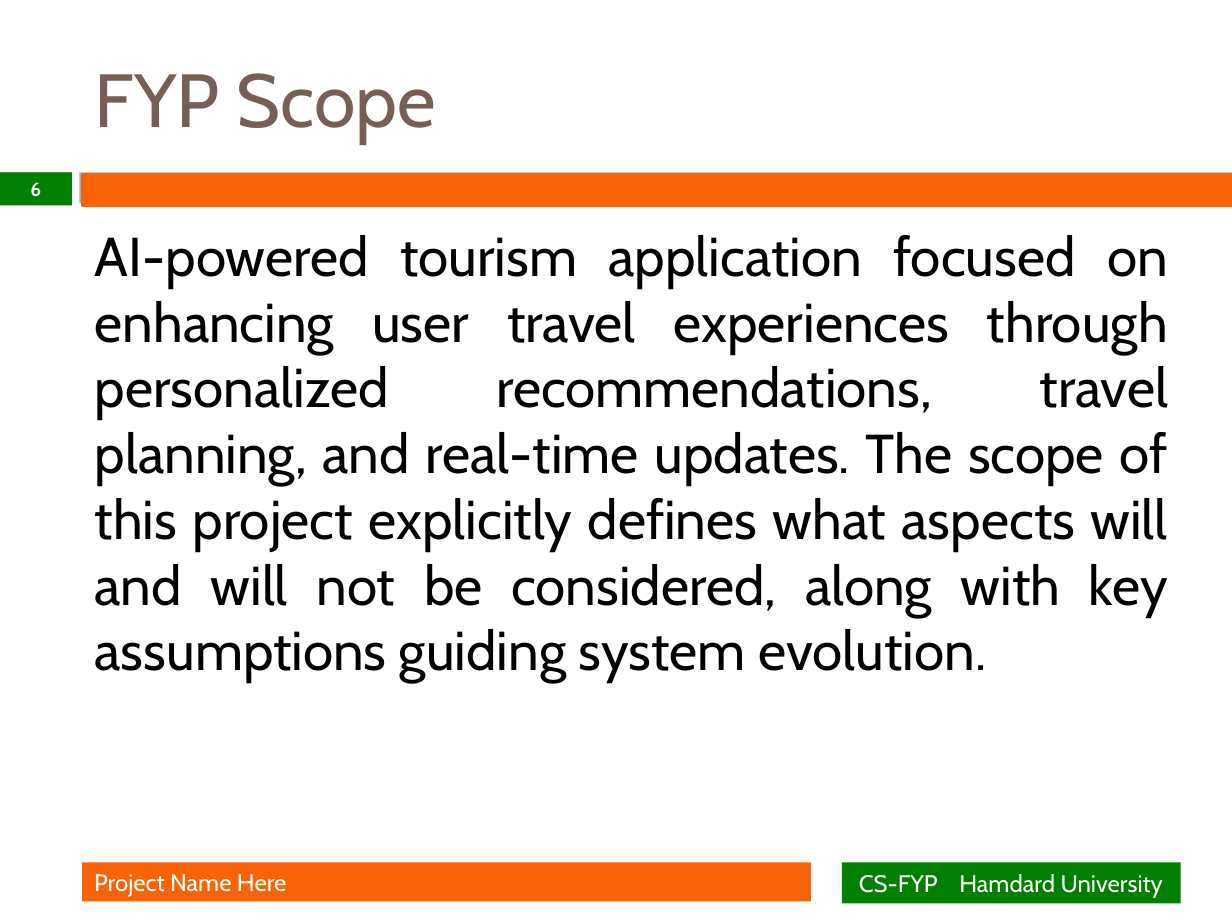
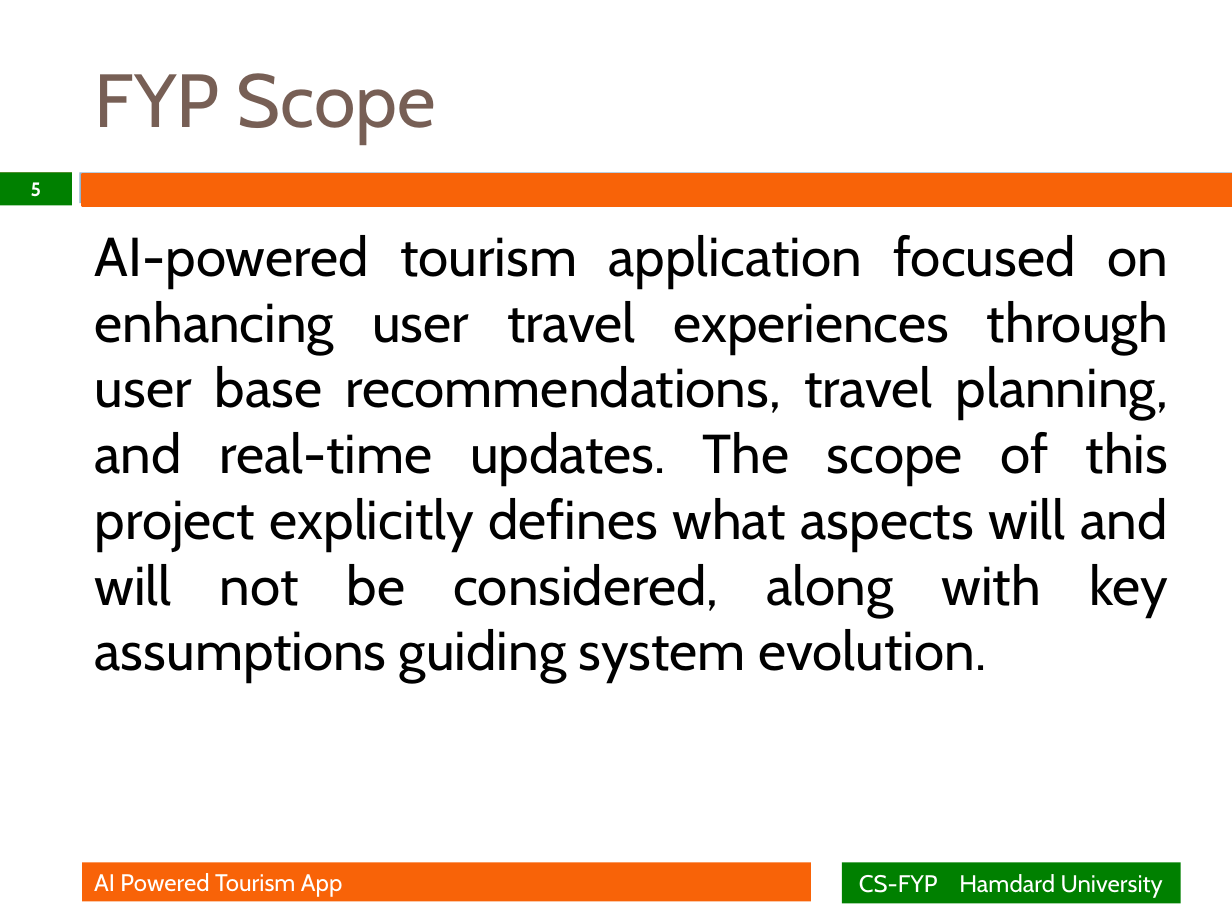
Before and after one commit to Daniyal702/TourismAppWithDocs, a slide deck: slide 5 of FYP Presentation.pptx (slide 6 before the commit). Drawn at 1232x924 pixels with LibreOffice and Linux fonts; fonts in the diff are those of the drawing; background and template pictures are left out. Boxes give left, top, right and bottom in pixels: in the first picture for what was removed or moved away, otherwise in the second. Text is boxed around its words. In the diff, an @@ line names an element or a change of style, - is before the commit and + after.

```diff
--- a/FYP Presentation.pptx
+++ b/FYP Presentation.pptx
@@ page number at (31,182,41,197): text changed @@
-6
+5
@@ text at (95,235,1168,683): text changed @@
-AI-powered tourism application focused on enhancing user travel experiences through personalized recommendations, travel planning, and real-time updates. The scope of this project explicitly defines what aspects will and will not be considered, along with key assumptions guiding system evolution.
+AI-powered tourism application focused on enhancing user travel experiences through user base recommendations, travel planning, and real-time updates. The scope of this project explicitly defines what aspects will and will not be considered, along with key assumptions guiding system evolution.
@@ text in rectangle at (94,873,342,897): text changed @@
-Project Name Here
+AI Powered Tourism App
```
Also in this commit, not shown: 13 other slides changed, 2 slides added, 2 slides removed.
